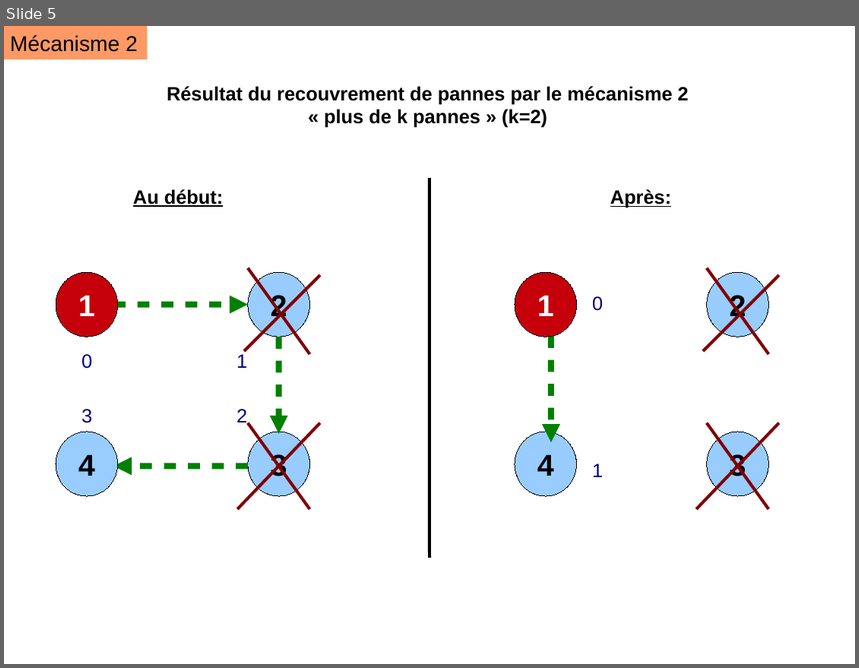
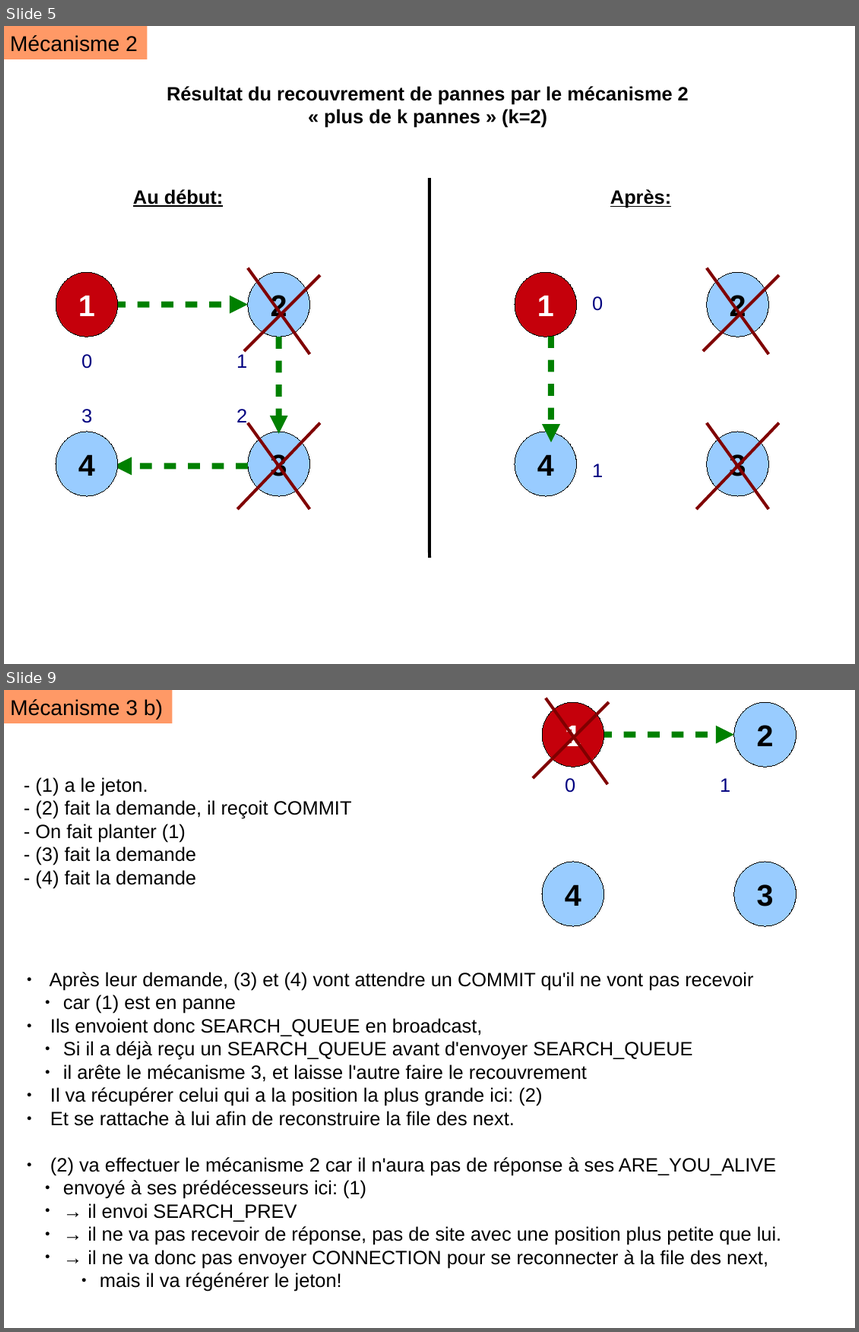
Before and after one commit to Mefteg/algo-distri, a slide deck: Mecanismes.odp. Shown one above the other, each under a label of ours: slide 5 before the commit, slides 5 and 9 after it; the slides between them are not shown. The pictures are 859x668 and 859x1332 pixels, drawn with LibreOffice and Linux fonts; fonts in the diff are those of the drawing. Boxes give left, top, right and bottom in pixels: in the first picture for what was removed or moved away, otherwise in the second. Text is boxed around its words. In the diff, an @@ line names an element or a change of style, - is before the commit and + after.

```diff
--- a/Mecanismes.odp
+++ b/Mecanismes.odp
@@ slide 9 added at [4, 690, 855, 1328], background #FFFFFF @@
@@ rectangle added at [4, 690, 173, 724], fill #FF9966, 20 pt, text #000000 @@
+Mécanisme 3 b)
@@ line added from (533, 778) to (610, 702), #800000 2.83 pt @@
@@ ellipse added at [542, 702, 604, 768], fill #C5000B, outline #000000 0 pt, 28 pt, text #FFFFFF, bold @@
+1
@@ line added from (546, 698) to (608, 784), #800000 2.83 pt @@
@@ ellipse added at [734, 702, 797, 768], fill #99CCFF, outline #000000 0 pt, 28 pt, text #000000, bold @@
+2
@@ arrow added from (601, 735) to (734, 735), #008000 5.67 pt @@
@@ text added at [35, 777, 352, 888], 18 pt, text #000000 @@
+- (1) a le jeton.
+- (2) fait la demande, il reçoit COMMIT
+- On fait planter (1)
+- (3) fait la demande
+- (4) fait la demande
@@ text added at [565, 778, 576, 793], 18 pt, text #000080 @@
+0
@@ text added at [720, 778, 731, 792], 18 pt, text #000080 @@
+1
@@ ellipse added at [542, 862, 604, 926], fill #99CCFF, outline #000000 0 pt, 28 pt, text #000000, bold @@
+4
@@ ellipse added at [734, 862, 797, 926], fill #99CCFF, outline #000000 0 pt, 28 pt, text #000000, bold @@
+3
@@ text added at [50, 972, 781, 1292], 18 pt, text #000000 @@
+● Après leur demande, (3) et (4) vont attendre un COMMIT qu'il ne vont pas recevoir
+  ● car (1) est en panne
+● Ils envoient donc SEARCH_QUEUE en broadcast,
+  ● Si il a déjà reçu un SEARCH_QUEUE avant d'envoyer SEARCH_QUEUE
+  ● il arête le mécanisme 3, et laisse l'autre faire le recouvrement
+● Il va récupérer celui qui a la position la plus grande ici: (2)
+● Et se rattache à lui afin de reconstruire la file des next.
+● (2) va effectuer le mécanisme 2 car il n'aura pas de réponse à ses ARE_YOU_ALIVE
+  ● envoyé à ses prédécesseurs ici: (1)
+  ● → il envoi SEARCH_PREV
+  ● → il ne va pas recevoir de réponse, pas de site avec une position plus petite que lui.
+  ● → il ne va donc pas envoyer CONNECTION pour se reconnecter à la file des next,
+      ● mais il va régénérer le jeton!
```
Also in this commit, not shown: 3 slides changed, 1 other slide added.
